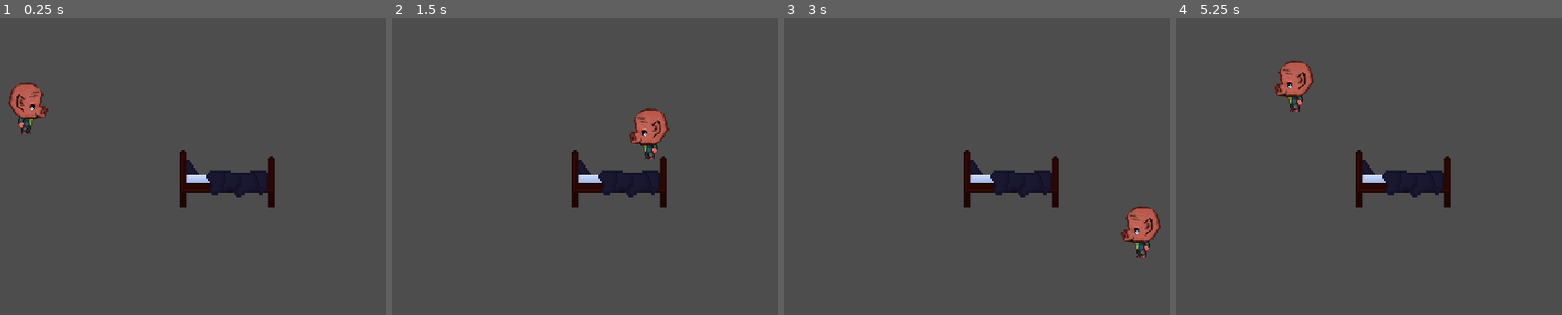
Above: before the commit, frames 1-4 (left to right).
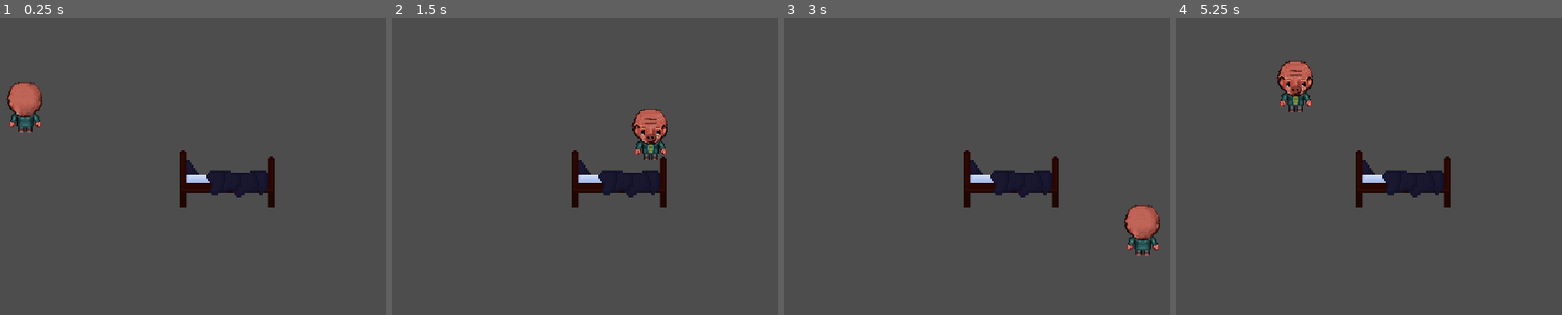
Above: after the commit, the same moments.

Repository: mariacook543/themidnightjam
Game: Godot game, scene res://world/node_2d.tscn
Same seed, same stepped clock (60 frames per second), same inputs: the game is played once before the commit and once after it.
Inputs:
- Up to frame 1 (0.25 s): no input
- Up to frame 2 (1.5 s): tap Enter at 0.5 s; hold Right (ui_right) 0.53-1.28 s; hold Down (ui_down) from 1.28 s (still down)
- Up to frame 3 (3 s): release Down (ui_down) at 2.03 s; hold Right (ui_right) 2.03-2.78 s; hold Up (ui_up) from 2.78 s (still down)
- Up to frame 4 (5.25 s): release Up (ui_up) at 3.53 s; hold Left (ui_left) 3.53-5.03 s; hold Down (ui_down) from 5.03 s (still down)

The runs differ from the first frame. In frame 1, 0.9% of the frame differs, in the area x 1-13%, y 21-39%; in frame 2, 0.9%, in the area x 61-72%, y 30-48%; in frame 3, 0.9%; in frame 4, 0.9%.

Commit message:
animation

Diff:
--- a/Player/Player.gd
+++ b/Player/Player.gd
@@ -5,8 +5,12 @@
 const friction = 400
 
 var animationplayer = null
+var animationtree = null
+var animationstate = null
 func _ready():
 	animationplayer = $AnimationPlayer
+	animationtree = $AnimationTree
+	animationstate = animationtree.get("parameters/playback")
 
 func _physics_process(delta):
 	var input_vector = Vector2.ZERO
@@ -15,13 +19,12 @@
 	input_vector = input_vector.normalized()
 
 	if input_vector != Vector2.ZERO:
-		if input_vector.x > 0:
-			animationplayer.play("pigwalkright")
-		else:
-			animationplayer.play("pigwalkleft")
+		animationtree.set("parameters/Idle/blend_position", input_vector)
+		animationtree.set("parameters/Walk/blend_position", input_vector)
+		animationstate.travel("Walk")
 		velocity = velocity.move_toward(input_vector * max_spd, accel * delta)
 		velocity += input_vector * accel * delta
 	else:
-		animationplayer.play("pigidleright")
+		animationstate.travel("Idle")
 		velocity = velocity.move_toward(Vector2.ZERO, friction)
 	move_and_slide()
--- a/player/player.tscn
+++ b/player/player.tscn
@@ -171,6 +171,68 @@
 "pigwalkup": SubResource("Animation_yjtqo")
 }
 
+[sub_resource type="AnimationNodeAnimation" id="AnimationNodeAnimation_luwgg"]
+animation = &"pigidleleft"
+
+[sub_resource type="AnimationNodeAnimation" id="AnimationNodeAnimation_2gp5q"]
+animation = &"pigidledown"
+
+[sub_resource type="AnimationNodeAnimation" id="AnimationNodeAnimation_4reiy"]
+animation = &"pigidleright"
+
+[sub_resource type="AnimationNodeAnimation" id="AnimationNodeAnimation_tkefl"]
+animation = &"pigidleup"
+
+[sub_resource type="AnimationNodeBlendSpace2D" id="AnimationNodeBlendSpace2D_smmsg"]
+blend_point_0/node = SubResource("AnimationNodeAnimation_luwgg")
+blend_point_0/pos = Vector2(-1, 0)
+blend_point_1/node = SubResource("AnimationNodeAnimation_2gp5q")
+blend_point_1/pos = Vector2(0, 1)
+blend_point_2/node = SubResource("AnimationNodeAnimation_4reiy")
+blend_point_2/pos = Vector2(1, 0)
+blend_point_3/node = SubResource("AnimationNodeAnimation_tkefl")
+blend_point_3/pos = Vector2(0, -0.9)
+blend_mode = 1
+
+[sub_resource type="AnimationNodeAnimation" id="AnimationNodeAnimation_rt6k1"]
+animation = &"pigwalkleft"
+
+[sub_resource type="AnimationNodeAnimation" id="AnimationNodeAnimation_dh3b1"]
+animation = &"pigwalkdown"
+
+[sub_resource type="AnimationNodeAnimation" id="AnimationNodeAnimation_ajrh4"]
+animation = &"pigwalkright"
+
+[sub_resource type="AnimationNodeAnimation" id="AnimationNodeAnimation_sxfvm"]
+animation = &"pigwalkup"
+
+[sub_resource type="AnimationNodeBlendSpace2D" id="AnimationNodeBlendSpace2D_fkjlm"]
+blend_point_0/node = SubResource("AnimationNodeAnimation_rt6k1")
+blend_point_0/pos = Vector2(-1, 0)
+blend_point_1/node = SubResource("AnimationNodeAnimation_dh3b1")
+blend_point_1/pos = Vector2(0, 1)
+blend_point_2/node = SubResource("AnimationNodeAnimation_ajrh4")
+blend_point_2/pos = Vector2(1, 0)
+blend_point_3/node = SubResource("AnimationNodeAnimation_sxfvm")
+blend_point_3/pos = Vector2(0, -1)
+blend_mode = 1
+
+[sub_resource type="AnimationNodeStateMachineTransition" id="AnimationNodeStateMachineTransition_31gby"]
+
+[sub_resource type="AnimationNodeStateMachineTransition" id="AnimationNodeStateMachineTransition_pv1vi"]
+
+[sub_resource type="AnimationNodeStateMachineTransition" id="AnimationNodeStateMachineTransition_0syjs"]
+
+[sub_resource type="AnimationNodeStateMachine" id="AnimationNodeStateMachine_6k8uo"]
+states/End/position = Vector2(621, 121)
+states/Idle/node = SubResource("AnimationNodeBlendSpace2D_smmsg")
+states/Idle/position = Vector2(297, 121)
+states/Start/position = Vector2(185, 121)
+states/Walk/node = SubResource("AnimationNodeBlendSpace2D_fkjlm")
+states/Walk/position = Vector2(465, 121)
+transitions = ["Start", "Idle", SubResource("AnimationNodeStateMachineTransition_31gby"), "Idle", "Walk", SubResource("AnimationNodeStateMachineTransition_pv1vi"), "Walk", "Idle", SubResource("AnimationNodeStateMachineTransition_0syjs")]
+graph_offset = Vector2(80.2546, 18)
+
 [node name="Player" type="CharacterBody2D"]
 position = Vector2(-2, -9)
 script = ExtResource("1_tc3pa")
@@ -185,6 +247,7 @@
 frame = 6
 
 [node name="CollisionShape2D" type="CollisionShape2D" parent="."]
+visible = false
 position = Vector2(91.6094, 64.625)
 shape = SubResource("CapsuleShape2D_wkcm0")
 
@@ -192,4 +255,9 @@
 libraries = {
 "": SubResource("AnimationLibrary_lw8ui")
 }
-autoplay = "pigwalkdown"
+
+[node name="AnimationTree" type="AnimationTree" parent="."]
+tree_root = SubResource("AnimationNodeStateMachine_6k8uo")
+anim_player = NodePath("../AnimationPlayer")
+parameters/Idle/blend_position = Vector2(0, 0)
+parameters/Walk/blend_position = Vector2(0, 0)
Not shown: 1 places in player/player.tscn that only renumber resources
